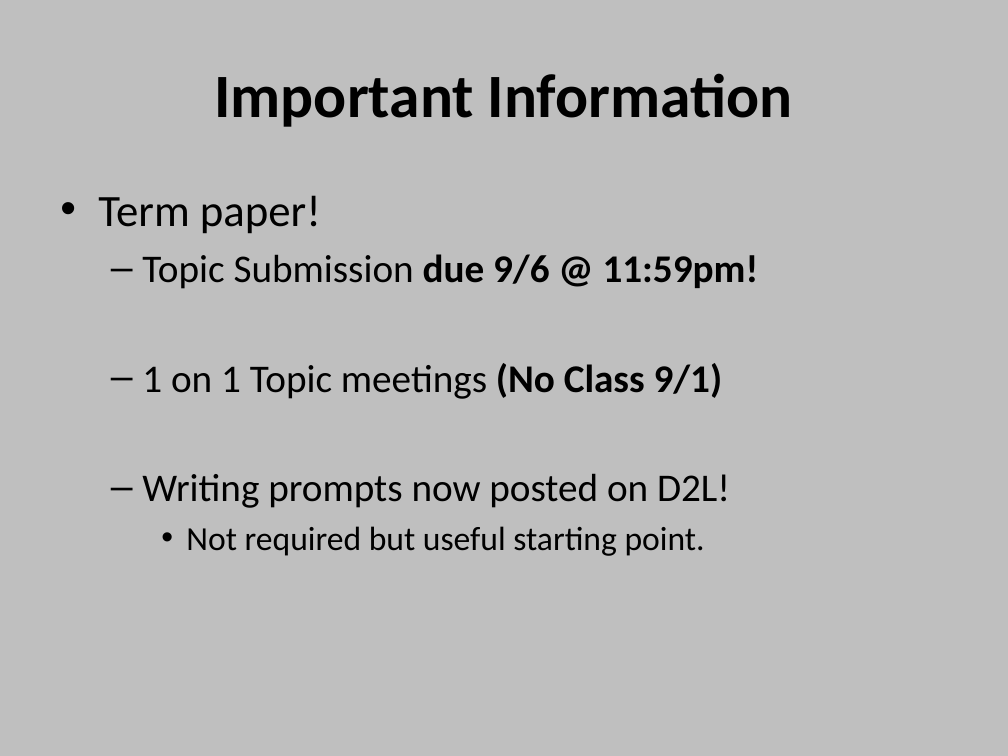
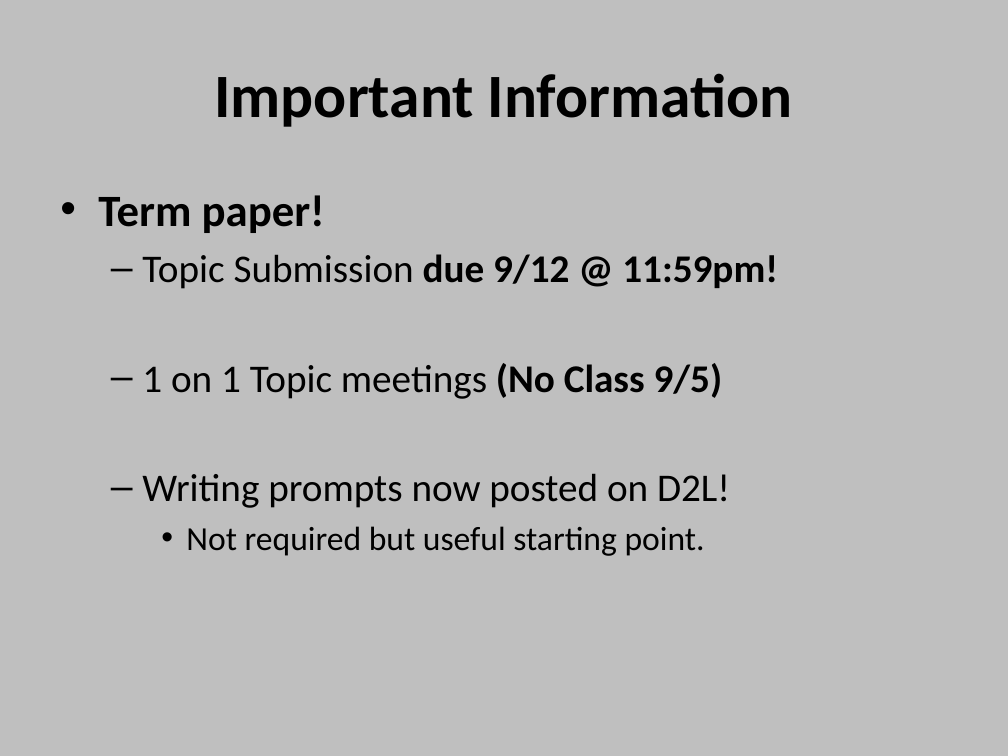
Before and after one commit to npm27/Teaching-Materials, a slide deck: slide 18 of Writing Fall 23/Slides/2 Week 1 - Generating Research Topics.pptx. Drawn at 1008x756 pixels with LibreOffice and Linux fonts; fonts in the diff are those of the drawing. Boxes give left, top, right and bottom in pixels: in the first picture for what was removed or moved away, otherwise in the second. Text is boxed around its words. In the diff, an @@ line names an element or a change of style, - is before the commit and + after.

Commit message:
working on writing class

```diff
--- a/Writing Fall 23/Slides/2 Week 1 - Generating Research Topics.pptx
+++ b/Writing Fall 23/Slides/2 Week 1 - Generating Research Topics.pptx
@@ text at [98,195,325,233]: bold on in "Term paper!" @@
@@ text at [142,254,778,399]: text changed @@
-  – Topic Submission due 9/6 @ 11:59pm!
-  – 1 on 1 Topic meetings (No Class 9/1)
+  – Topic Submission due 9/12 @ 11:59pm!
+  – 1 on 1 Topic meetings (No Class 9/5)
```
Also in this commit, not shown: 6 other slides changed, 16 other files.
